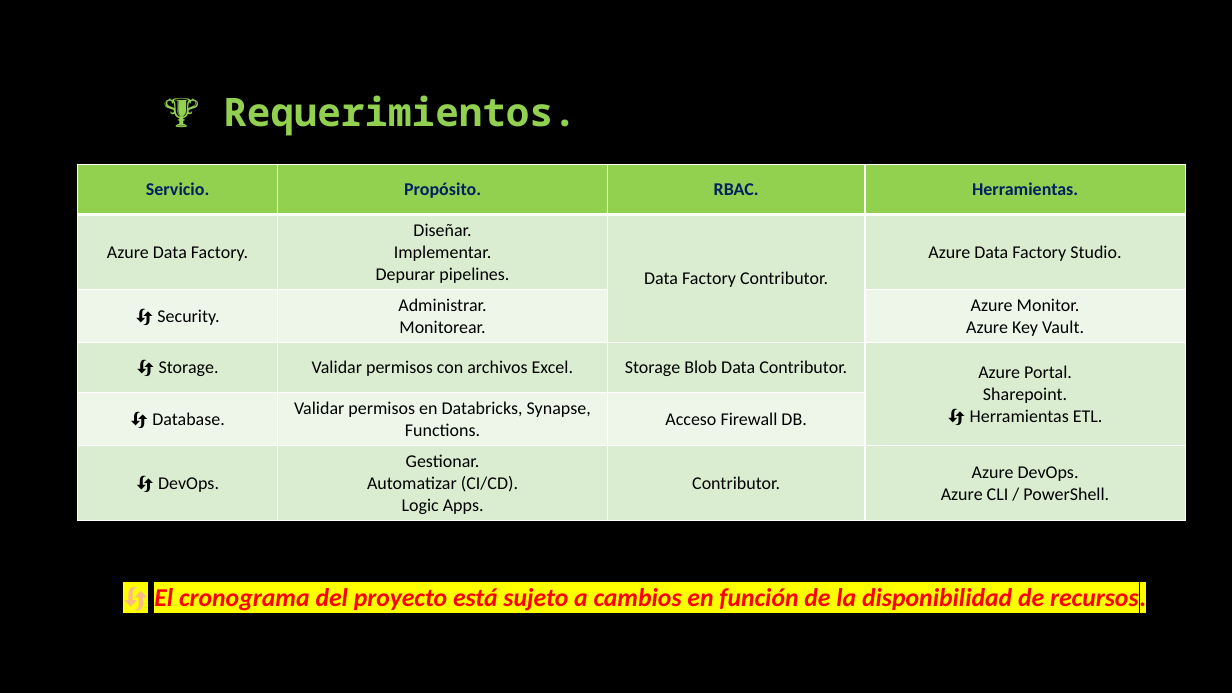
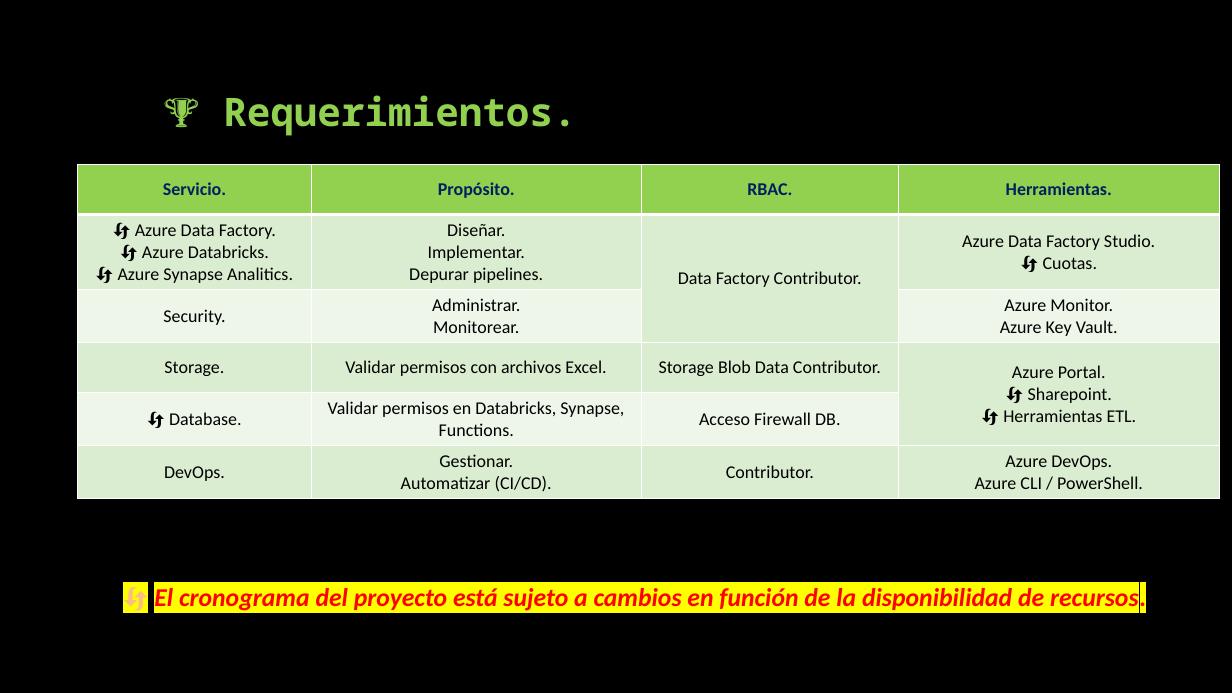
Before and after one commit to OMaciasd/datafactory-migration, a slide deck: slide 7 of Diagrams/guides/Propuesta migracion - Perceptio.pptx (slide 8 before the commit). Drawn at 1232x693 pixels with LibreOffice and Linux fonts; fonts in the diff are those of the drawing. Boxes give left, top, right and bottom in pixels: in the first picture for what was removed or moved away, otherwise in the second. Text is boxed around its words. In the diff, an @@ line names an element or a change of style, - is before the commit and + after.

```diff
--- a/Diagrams/guides/Propuesta migracion - Perceptio.pptx
+++ b/Diagrams/guides/Propuesta migracion - Perceptio.pptx
@@ table at (78,165,1220,496) @@
-row 2, column 1: Azure Data Factory.
+row 2, column 1: 🔄 Azure Data Factory. / 🔄 Azure Databricks. / 🔄 Azure Synapse Analitics.
-row 2, column 4: Azure Data Factory Studio.
+row 2, column 4: Azure Data Factory Studio. / 🔄 Cuotas.
-row 3, column 1: 🔄 Security.
+row 3, column 1: Security.
-row 4, column 1: 🔄 Storage.
+row 4, column 1: Storage.
-row 4, column 4: Azure Portal. / Sharepoint. / 🔄 Herramientas ETL.
+row 4, column 4: Azure Portal. / 🔄 Sharepoint. / 🔄 Herramientas ETL.
-row 6, column 1: 🔄 DevOps.
+row 6, column 1: DevOps.
-row 6, column 2: Gestionar. / Automatizar (CI/CD). / Logic Apps.
+row 6, column 2: Gestionar. / Automatizar (CI/CD).
@@ table: place and size @@
-table at (78,165,1187,518)
+table at (78,165,1220,496)
```
Also in this commit, not shown: 5 other slides changed, 1 slide removed, 26 other files.
